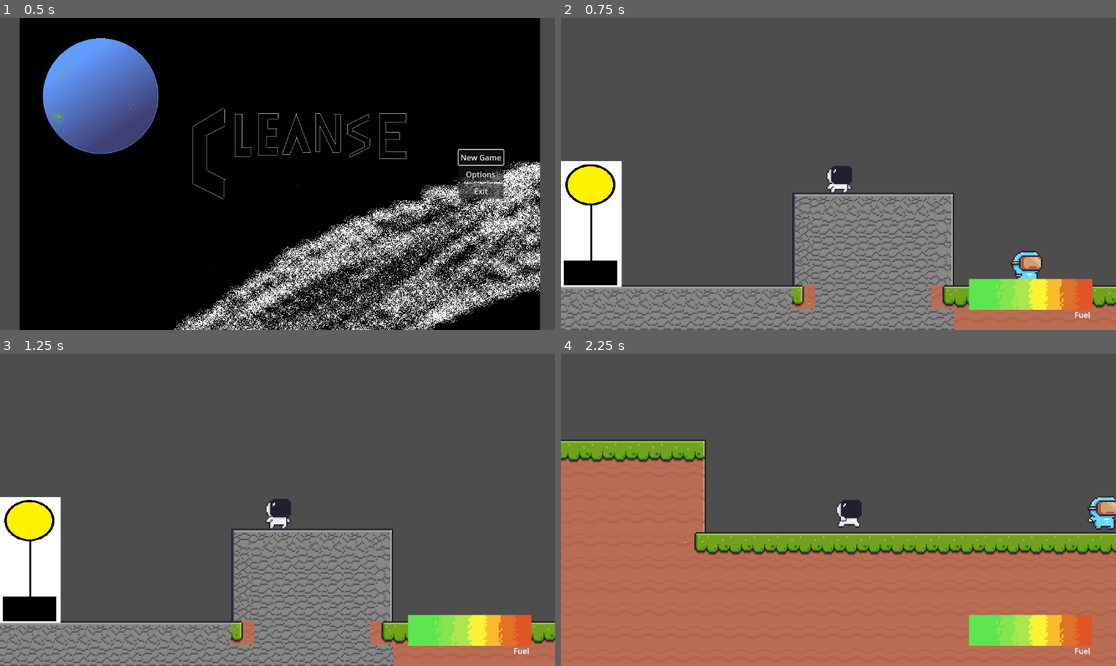
Above: before the commit, frames 1-4 (two rows, left to right).
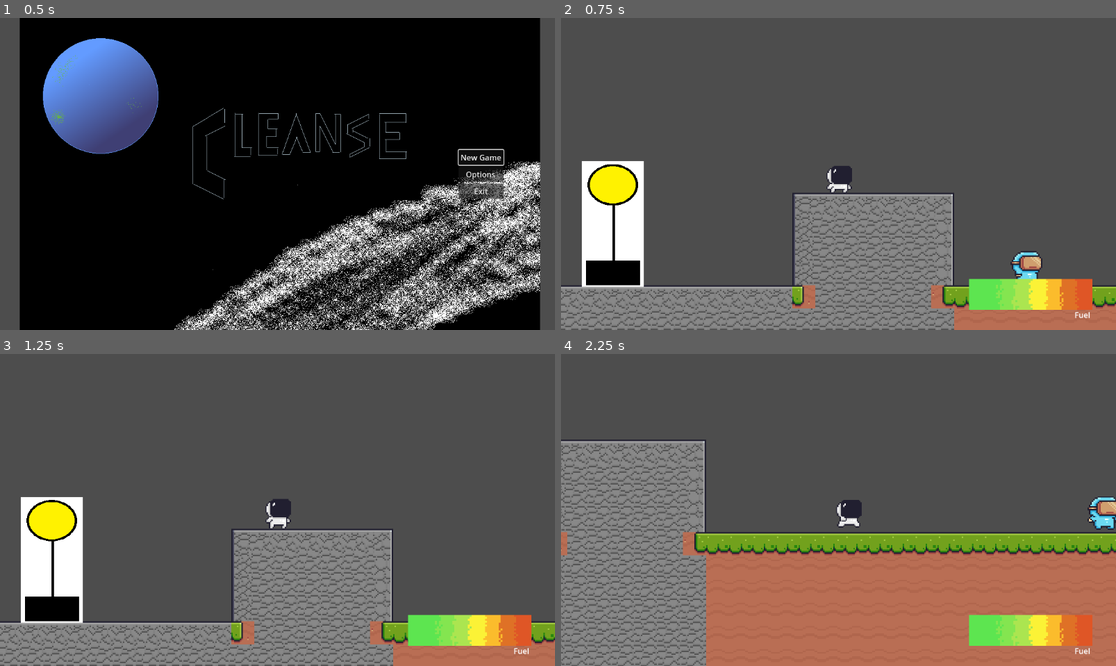
Above: after the commit, the same moments.

Repository: Wompos/cleanse
Game: Godot game, scene res://scenes/main_menu.tscn
Same seed, same stepped clock (60 frames per second), same inputs: the game is played once before the commit and once after it. Sound files missing from this copy of the repository are replaced by a short silence.
Inputs:
- Up to frame 1 (0.5 s): no input
- Up to frame 2 (0.75 s): click "New Game" at 0.5 s
- Up to frame 3 (1.25 s): no input
- Up to frame 4 (2.25 s): hold D (move_right) from 1.28 s (still down); tap E (Interact) at 1.35, 2.1 s; tap Space (jump) at 1.52 s

Frame 1 is identical in both runs. In frame 2, 4.1% of the frame differs, in the area x 0-16%, y 45-87%; in frame 3, 4.1%; in frame 4, 18%, in the area x 0-27%, y 27-100%.

Commit message:
tie the conversion to the pylon rather than level

Diff:
--- a/scenes/level.tscn
+++ b/scenes/level.tscn
@@ -1,11 +1,10 @@
-[gd_scene load_steps=9 format=3 uid="uid://ryl78d22d2k4"]
+[gd_scene load_steps=8 format=3 uid="uid://ryl78d22d2k4"]
 
 [ext_resource type="Script" path="res://scripts/level.gd" id="1_rnmq1"]
 [ext_resource type="PackedScene" uid="uid://bdxjfvciddx5p" path="res://scenes/player.tscn" id="1_voaqr"]
 [ext_resource type="Texture2D" uid="uid://dvoqlrdxbxgyt" path="res://assets/Terrain/Terrain (16x16).png" id="2_fmty1"]
 [ext_resource type="PackedScene" uid="uid://dklhh0f7hknl1" path="res://scenes/pylon.tscn" id="3_s358s"]
 [ext_resource type="PackedScene" path="res://scenes/enemy_test.tscn" id="4_1sbgt"]
-[ext_resource type="AudioStream" uid="uid://bcxk5roi67svg" path="res://assets/sounds/wololo.wav" id="6_21x5u"]
 
 [sub_resource type="TileSetAtlasSource" id="TileSetAtlasSource_2fttj"]
 texture = ExtResource("2_fmty1")
@@ -657,12 +656,9 @@
 layer_0/tile_data = PackedInt32Array(131070, 393216, 12, 131071, 458752, 12, 65536, 458752, 12, 65537, 458752, 12, 6553 …(8637 unchanged characters)…
 
 [node name="Pylon" parent="." instance=ExtResource("3_s358s")]
-position = Vector2(-215, -68)
+position = Vector2(-156, 81)
 interact_label = "Pylon"
 interact_value = "You did it!"
 
 [node name="Enemy" parent="." instance=ExtResource("4_1sbgt")]
 position = Vector2(104, 65)
-
-[node name="wololo" type="AudioStreamPlayer" parent="."]
-stream = ExtResource("6_21x5u")
--- a/scenes/pylon.tscn
+++ b/scenes/pylon.tscn
@@ -1,7 +1,8 @@
-[gd_scene load_steps=4 format=3 uid="uid://dklhh0f7hknl1"]
+[gd_scene load_steps=5 format=3 uid="uid://dklhh0f7hknl1"]
 
 [ext_resource type="Script" path="res://scripts/pylon.gd" id="1_fwl33"]
 [ext_resource type="Texture2D" uid="uid://bolpxin6ytm0e" path="res://assets/Original_models/pylon.png" id="1_o8m6b"]
+[ext_resource type="AudioStream" uid="uid://bcxk5roi67svg" path="res://assets/sounds/wololo.wav" id="3_thycg"]
 
 [sub_resource type="RectangleShape2D" id="RectangleShape2D_38i37"]
 size = Vector2(43, 87)
@@ -13,10 +14,13 @@
 script = ExtResource("1_fwl33")
 
 [node name="Sprite2D" type="Sprite2D" parent="."]
-position = Vector2(43.5, 105.5)
+position = Vector2(0, -43.5)
 scale = Vector2(0.330769, 0.291946)
 texture = ExtResource("1_o8m6b")
 
 [node name="CollisionShape2D" type="CollisionShape2D" parent="."]
-position = Vector2(43.5, 105.5)
+position = Vector2(0, -43.5)
 shape = SubResource("RectangleShape2D_38i37")
+
+[node name="wololo" type="AudioStreamPlayer" parent="."]
+stream = ExtResource("3_thycg")
--- a/scripts/enemy_test.gd
+++ b/scripts/enemy_test.gd
@@ -1,7 +1,7 @@
 extends CharacterBody2D
 
 
-var speed = -150.0
+@export var speed = -150.0
 
 var gravity = ProjectSettings.get_setting("physics/2d/default_gravity")
 
--- a/scripts/level.gd
+++ b/scripts/level.gd
@@ -1,27 +1,4 @@
 extends Node2D
 
 func _ready():
-	#$TileMap.set_layer_enabled(1, false)
-	pass
-
-# https://docs.godotengine.org/en/stable/classes/class_tilemap.html
-
-func _physics_process(delta):
-	if Input.is_action_just_pressed("Interact"):
-		print("wololo")
-		$wololo.play()
-		var tileset = $TileMap.tile_set.get_source_id(0)
-
-		# all tiles in the world between -12 and 12 in both axes
-		for x in range(-12, 13):
-			for y in range(-12, 13):
-				# get tile coordinates on the texture atlas (which tile is it?)
-				# Note: (-1, -1) means empty. Source: printing values
-				var current_tile = $TileMap.get_cell_atlas_coords(0, Vector2i(x, y))
-
-				# Stone section is between (6,12) and (11,14)
-				# (including the two empty spots on the tile set)
-				if current_tile.x >= 6 and current_tile.x <= 11:
-					if current_tile.y >= 12 and current_tile.y <= 14:
-						# Grass tiles are 12 tile spaces above stone on the texture atlas
-						$TileMap.set_cell(0, Vector2i(x, y), tileset, current_tile - Vector2i(0, 12))
+	$Pylon.set_tilemap($TileMap)
--- a/scripts/player.gd
+++ b/scripts/player.gd
@@ -221,5 +221,9 @@
 func execute_interactions():
 	if all_interactions:
 		var current_interaction = all_interactions[0]
-		match current_interaction.interact_type:
-			"Pylon": print(current_interaction.interact_value)
+		#match current_interaction.interact_type:
+			#"Pylon": print(current_interaction.interact_value)
+
+		# define an "interact" function in interactables for it to be called by this.
+		if "interact" in current_interaction:
+			current_interaction.interact()
--- a/scripts/pylon.gd
+++ b/scripts/pylon.gd
@@ -3,3 +3,42 @@
 @export var interact_label = "None"
 @export var interact_type = "Pylon"
 @export var interact_value = "None"
+
+@export var spread_range = 12
+
+# https://docs.godotengine.org/en/stable/classes/class_tilemap.html
+
+var tilemap: TileMap = null
+
+func set_tilemap(new_tilemap: TileMap):
+	tilemap = new_tilemap
+
+# see player script, execute_interactions
+func interact():
+	if tilemap == null:
+		print("This pylon is sad as you have not given it a tile map")
+	else:
+		print("wololo")
+		$wololo.play()
+		var tileset = tilemap.tile_set.get_source_id(0)
+		var center_position = tilemap.local_to_map(self.global_position)
+		print(center_position)
+
+		# all tiles in the world between -12 and 12 in both axes
+		for dx in range(-self.spread_range, self.spread_range + 1):
+			for dy in range(-self.spread_range, self.spread_range + 1):
+				var delta_position = Vector2i(dx, dy)
+
+				# circle
+				# squared distance checks are actually slightly faster but this is not performance critical so i dont care
+				if delta_position.length() <= self.spread_range:
+					# get tile coordinates on the texture atlas (which tile is it?)
+					# Note: (-1, -1) means empty. Source: printing values
+					var current_tile = tilemap.get_cell_atlas_coords(0, delta_position + center_position)
+
+					# Stone section is between (6,12) and (11,14)
+					# (including the two empty spots on the tile set)
+					if current_tile.x >= 6 and current_tile.x <= 11:
+						if current_tile.y >= 12 and current_tile.y <= 14:
+							# Grass tiles are 12 tile spaces above stone on the texture atlas
+							tilemap.set_cell(0, delta_position + center_position, tileset, current_tile - Vector2i(0, 12))
